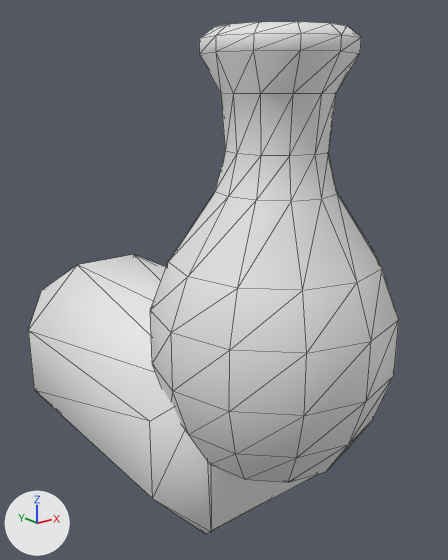
Before and after pictures for a commit that changed the FBX model Assets/Stylized_Egypt/Meshes/props/SM_jug_01.fbx.
Camera for both pictures: a camera (50 mm lens) standing at (-1.035, -1.093, 0.92) and looking at (0.08, 0.301, 0.363). Every picture has the same lights, and +X, +Y and +Z are marked at lower left. Mesh edges are drawn as thin lines. Where no turn or scale is listed for an object, it has been applied to the vertices.

Names of what the first picture shows: 'SM_jug_01', 'SM_jug_01_ConvexHulls'.
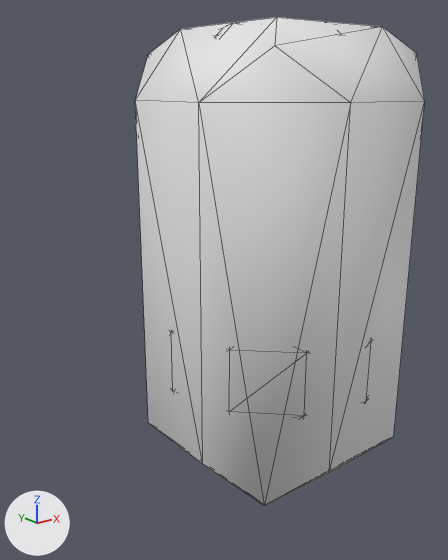
Location of each change, (x1, y1, x2, y2) in pixels of the pictures (448 x 560 px):
'SM_jug_01_ConvexHulls', moved, rescaled (74% taller): before (28, 254, 318, 534); after (135, 17, 425, 506)
'SM_jug_01', unchanged, covered by the edit: before (150, 22, 399, 482)

Patch to the scene script:
```diff
--- a/Assets/Stylized_Egypt/Meshes/props/SM_jug_01.fbx.py
+++ b/Assets/Stylized_Egypt/Meshes/props/SM_jug_01.fbx.py
@@ ob_sm_jug_01_convexhulls @@
 ob_sm_jug_01_convexhulls = bpy.data.objects.new('SM_jug_01_ConvexHulls', me_sm_jug_01_convexhulls)
+ob_sm_jug_01_convexhulls.parent = ob_sm_jug_56
 ob_sm_jug_01_convexhulls.location = (0.0, 0.0, 0.0)
-ob_sm_jug_01_convexhulls.scale = (0.01, 0.01, 0.01)
@@ ob_sm_jug_56 @@
+ob_sm_jug_56 = bpy.data.objects.new('SM_jug_56', None)
+ob_sm_jug_56.location = (0.0, 0.0, 0.0)
+ob_sm_jug_56.rotation_euler = (1.571, 0.0, 0.0)  # degrees (90, 0, 0)
+ob_sm_jug_56.scale = (0.01, 0.01, 0.01)
```
